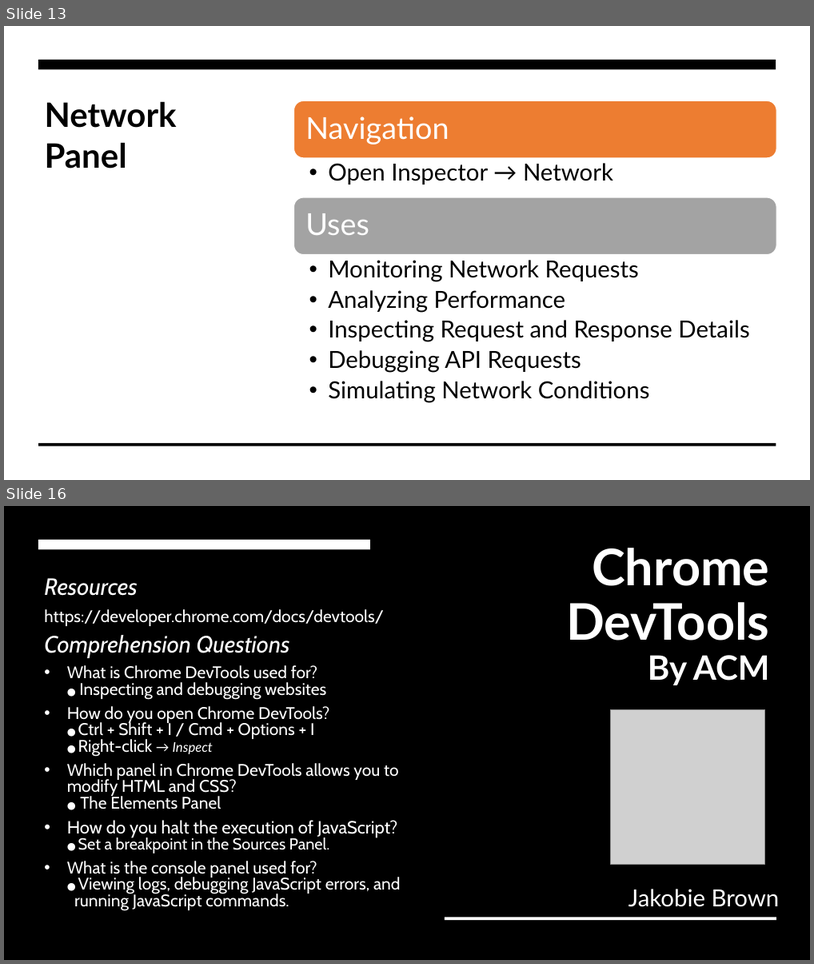
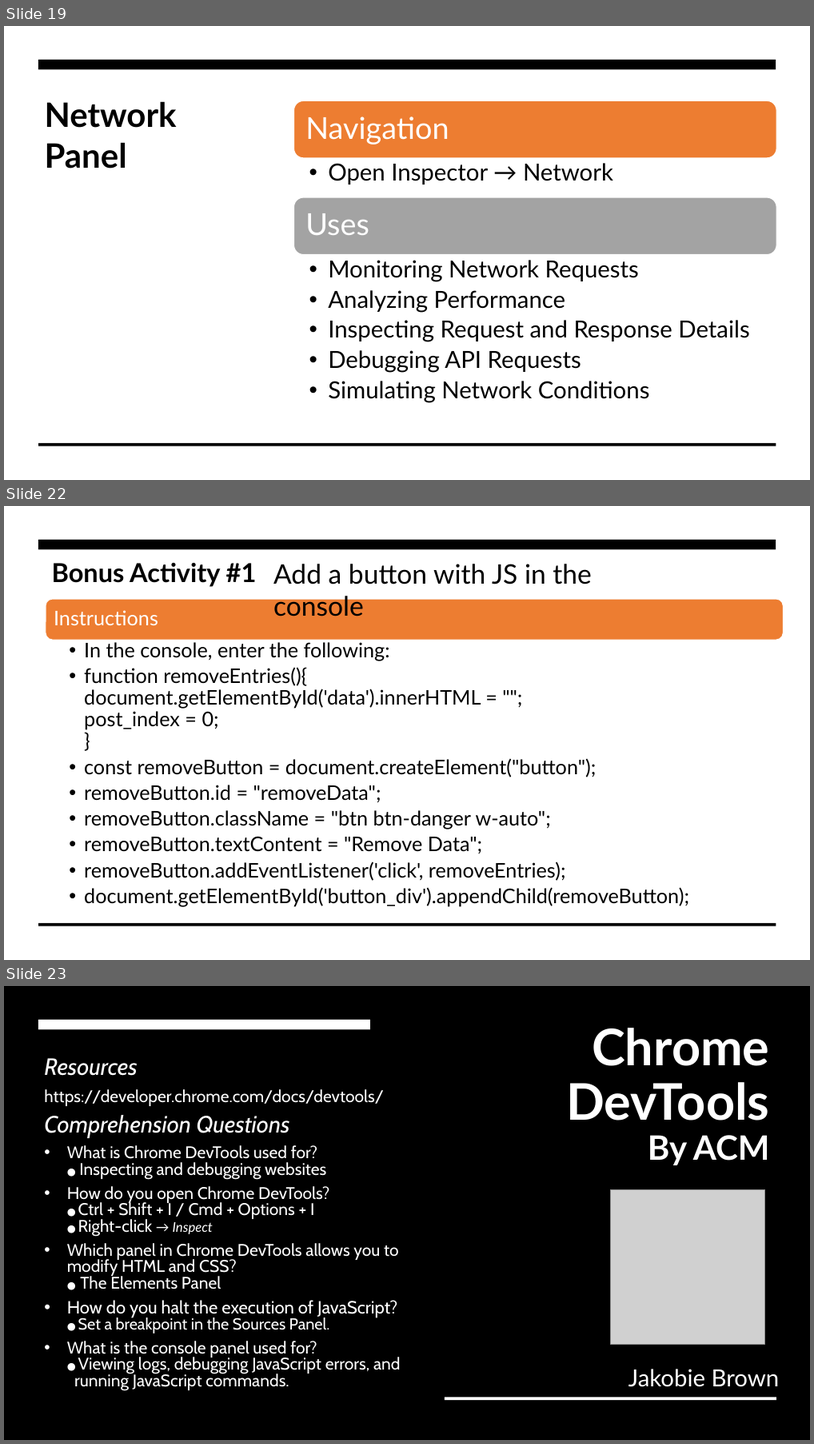
Before and after one commit to JakobieBrown/ChromeDevToolsWorkshop, a slide deck: ChromeDevToolsPresentation.pptx. Shown one above the other, each under a label of ours: slides 13 and 16 before the commit, slides 19, 22 and 23 after it; the slides between them are not shown. The pictures are 814x964 and 814x1444 pixels, drawn with LibreOffice and Linux fonts; fonts in the diff are those of the drawing; grey boxes stand for pictures; background and template pictures are left out. Boxes give left, top, right and bottom in pixels: in the first picture for what was removed or moved away, otherwise in the second. Text is boxed around its words. In the diff, an @@ line names an element or a change of style, - is before the commit and + after.

```diff
--- a/ChromeDevToolsPresentation.pptx
+++ b/ChromeDevToolsPresentation.pptx
@@ slide 22 added at <box>4,506,810,960</box>, background #FFFFFF @@
@@ rectangle added at <box>4,506,810,960</box>, fill #FFFFFF @@
@@ rectangle added at <box>38,540,777,549</box>, fill #000000 @@
@@ text added at <box>52,563,257,587</box>, 31 pt, text #000000, bold @@
+Bonus Activity #1
@@ text added at <box>274,564,592,616</box>, 32 pt, text #000000 @@
+Add a button with JS in the console
@@ rounded rectangle added at <box>46,599,784,640</box>, fill #ED7D31, outline #FFFFFF 1 pt @@
@@ text added at <box>54,610,158,625</box>, 24 pt, text #FFFFFF @@
+Instructions
@@ text added at <box>84,642,690,906</box>, 24 pt, text #000000 @@
+  • In the console, enter the following:
+  • function removeEntries(){
+    document.getElementById('data').innerHTML = "";
+    post_index = 0;
+    }
+  • const removeButton = document.createElement("button");
+  • removeButton.id = "removeData";
+  • removeButton.className = "btn btn-danger w-auto";
+  • removeButton.textContent = "Remove Data";
+  • removeButton.addEventListener('click', removeEntries);
+  • document.getElementById('button_div').appendChild(removeButton);
@@ rectangle added at <box>38,923,777,926</box>, fill #000000 @@
@@ what was slide 13 is now slide 19 @@
@@ what was slide 16 is now slide 23 @@
```
Also in this commit, not shown: 6 slides changed, 8 other slides added, 2 slides removed, 3 other files.
